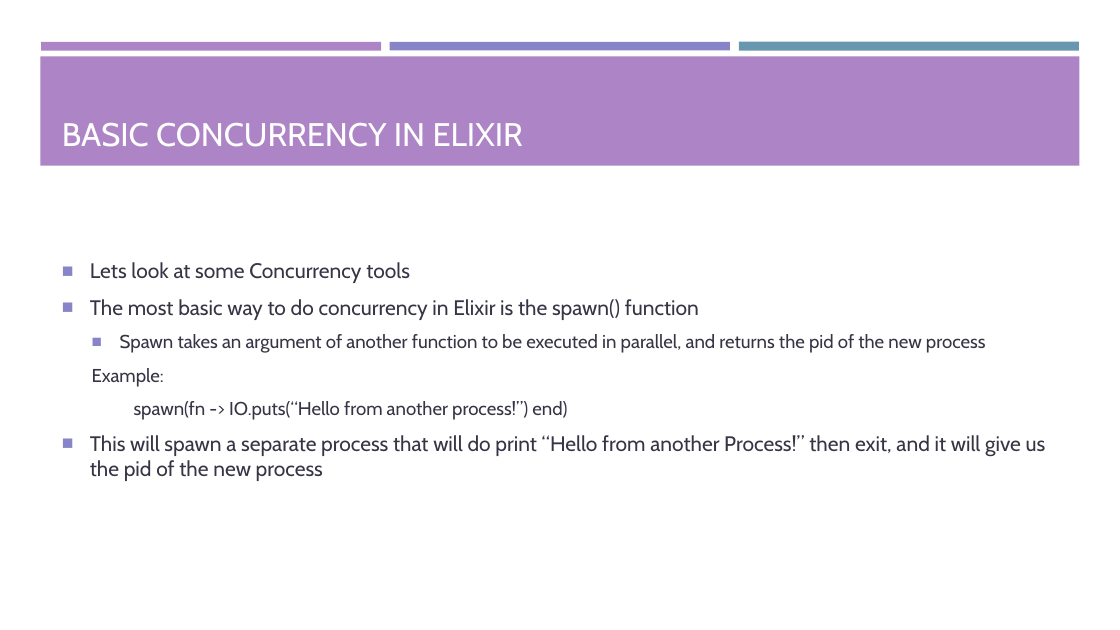
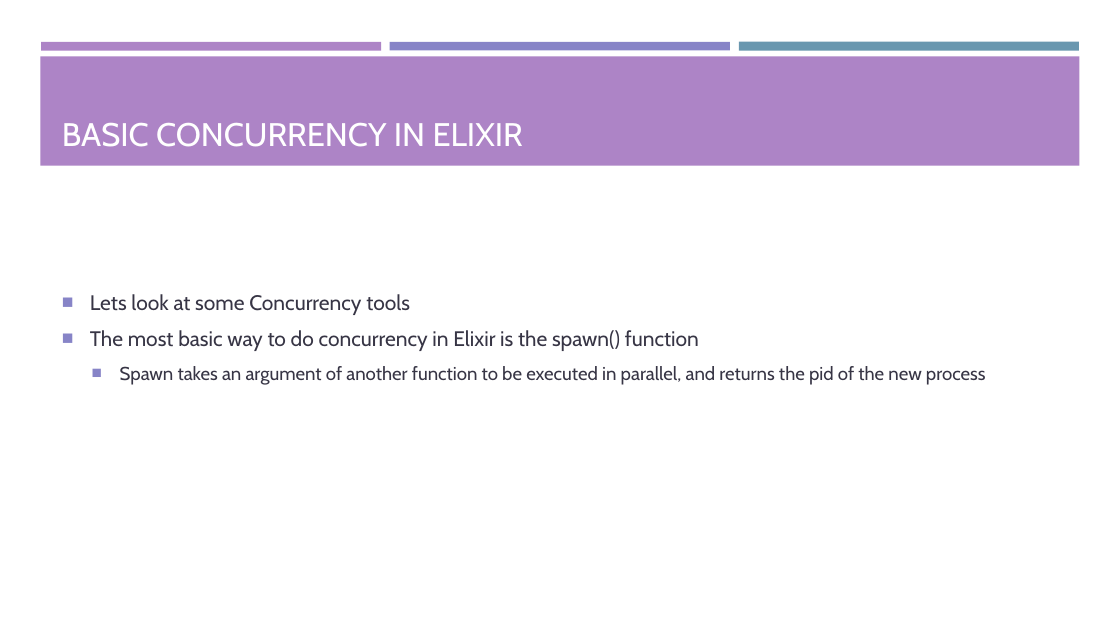
Before and after one commit to Tyl13/CS1645-Project, a slide deck: slide 7 of Presentation.pptx (slide 8 before the commit). Drawn at 1120x630 pixels with LibreOffice and Linux fonts; fonts in the diff are those of the drawing. Boxes give left, top, right and bottom in pixels: in the first picture for what was removed or moved away, otherwise in the second. Text is boxed around its words. In the diff, an @@ line names an element or a change of style, - is before the commit and + after.

```diff
--- a/Presentation.pptx
+++ b/Presentation.pptx
@@ text at [90,368,1046,481]: paragraphs removed @@
-  Example:
-  spawn(fn -> IO.puts(“Hello from another process!”) end)
-■ This will spawn a separate process that will do print “Hello from another Process!” then exit, and it will give us the pid of the new process
```
Also in this commit, not shown: 1 other slide changed, 1 slide added, 12 slides removed.
